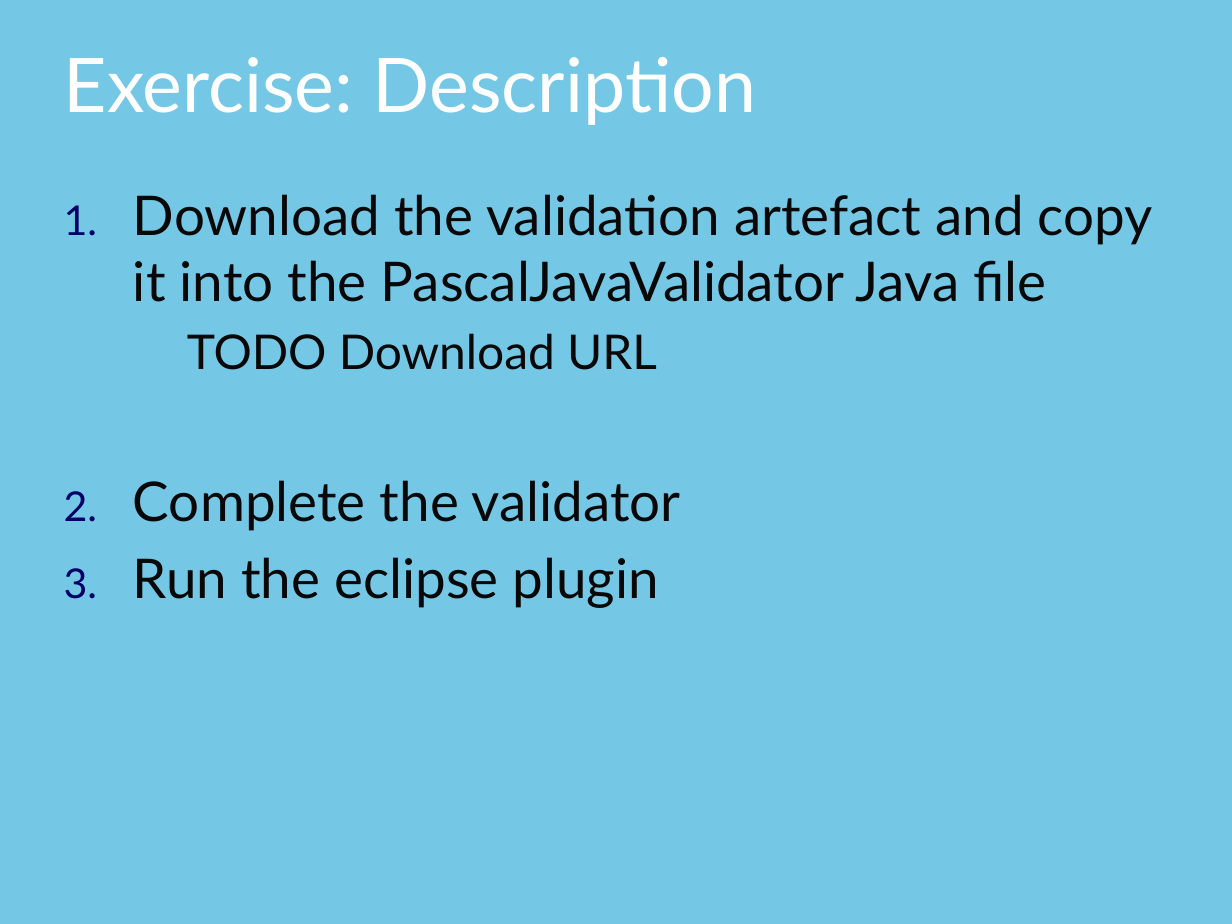
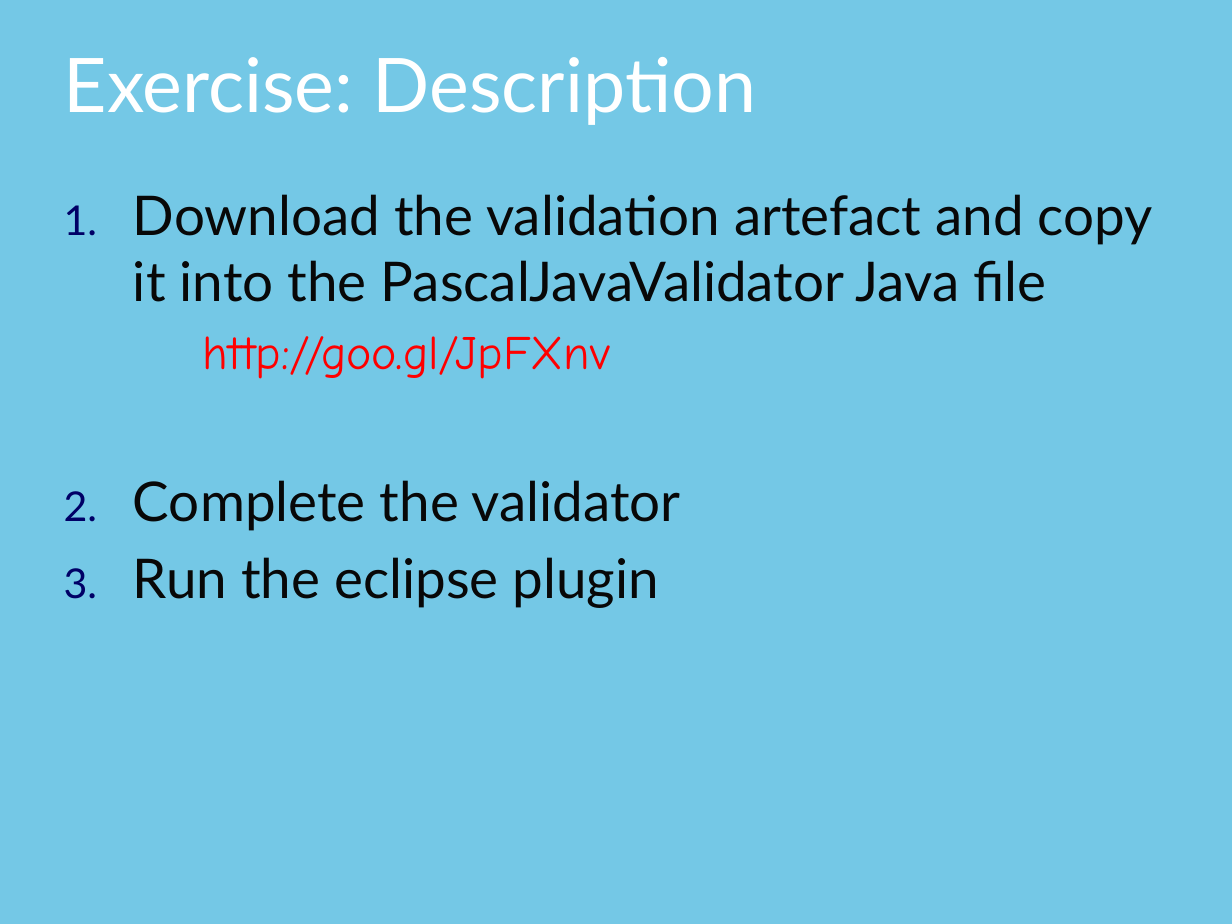
Before and after one commit to thomasfischl/xtext-workshop, a slide deck: slide 39 of xText Workshop.pptx. Drawn at 1232x924 pixels with LibreOffice and Linux fonts; fonts in the diff are those of the drawing; background and template pictures are left out. Boxes give left, top, right and bottom in pixels: in the first picture for what was removed or moved away, otherwise in the second. Text is boxed around its words. In the diff, an @@ line names an element or a change of style, - is before the commit and + after.

Commit message:
Update workshop presentation
Add the artefact urls to the exercises

```diff
--- a/xText Workshop.pptx
+++ b/xText Workshop.pptx
@@ text at (203, 336, 610, 379): text changed; font Lato to Comic Neue; text colour #080808 to #FF0000 @@
-  TODO Download URL
+  http://goo.gl/JpFXnv
```
Also in this commit, not shown: 4 other slides changed.
